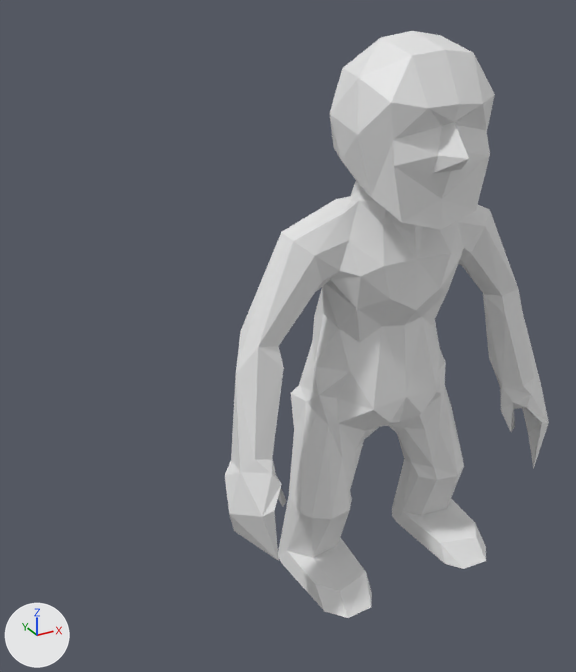
An edit to the Blender file Assets/mesh/generic_char.blend, drawn before and after from the same camera.
The view is the same before and after, from a camera (50 mm lens) standing at (-1.174, -1.641, 1.542) and looking at (-0.266, 0.011, 0.716). Lighting does not change. The marker at lower left points along +X, +Y and +Z.

Names of what the first picture shows: 'generic_char_body'.
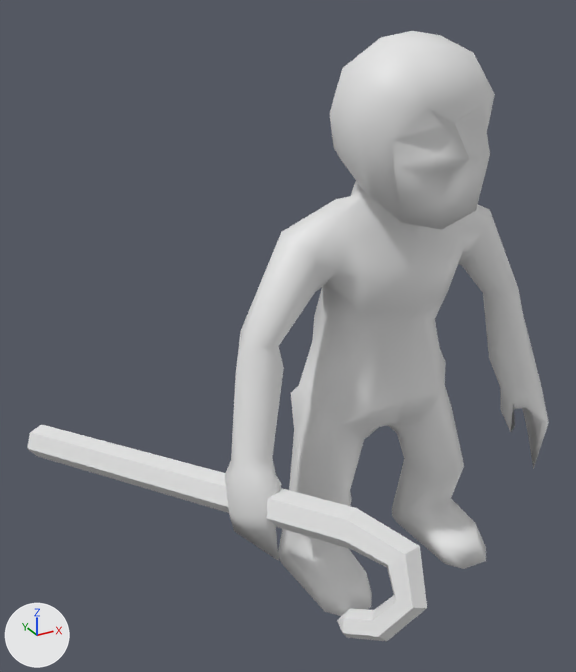
Where the change shows, as pixel boxes (x1, y1, x2, y2) in the pictures (576 x 672 px):
'staff', added
    after: (27, 425, 427, 641)
part 1 of me_cylinder, shading changed
    both: (225, 31, 549, 616)

The change, as a list of edits to the scene's bpy script:
```text
Change me_cylinder:
    where me_cylinder.from_pydata(...)  # 356 vertices, 598 faces, 1 loose edge; spans x -0.521..0.521, y -0.316..0.187, z -0.003..1.449
    used by ob_generic_char_body; location = (0.0, 0.0, 0.0)
    me_cylinder part 1: all faces are now shaded smooth (598 of 598 changed)
Add me_cylinder_001:
    me_cylinder_001.from_pydata(...)  # 37 vertices, 37 faces; spans x -0.082..0.0, y -0.244..0.048, z -0.75..0.485
Add ob_staff:
    ob_staff = bpy.data.objects.new('staff', me_cylinder_001)
    ob_staff.location = (-0.422, -0.126, 0.352)
    ob_staff.rotation_euler = (1.484, 0.451, 0.495)  # degrees (85, 26, 28)
```
